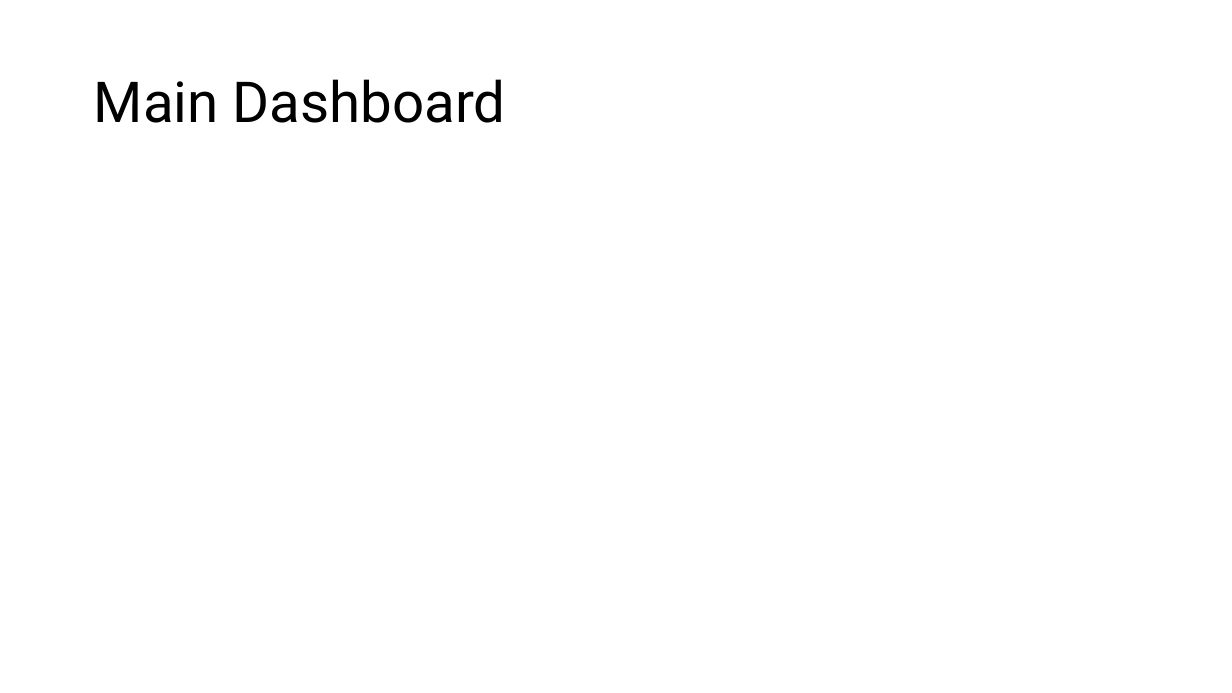
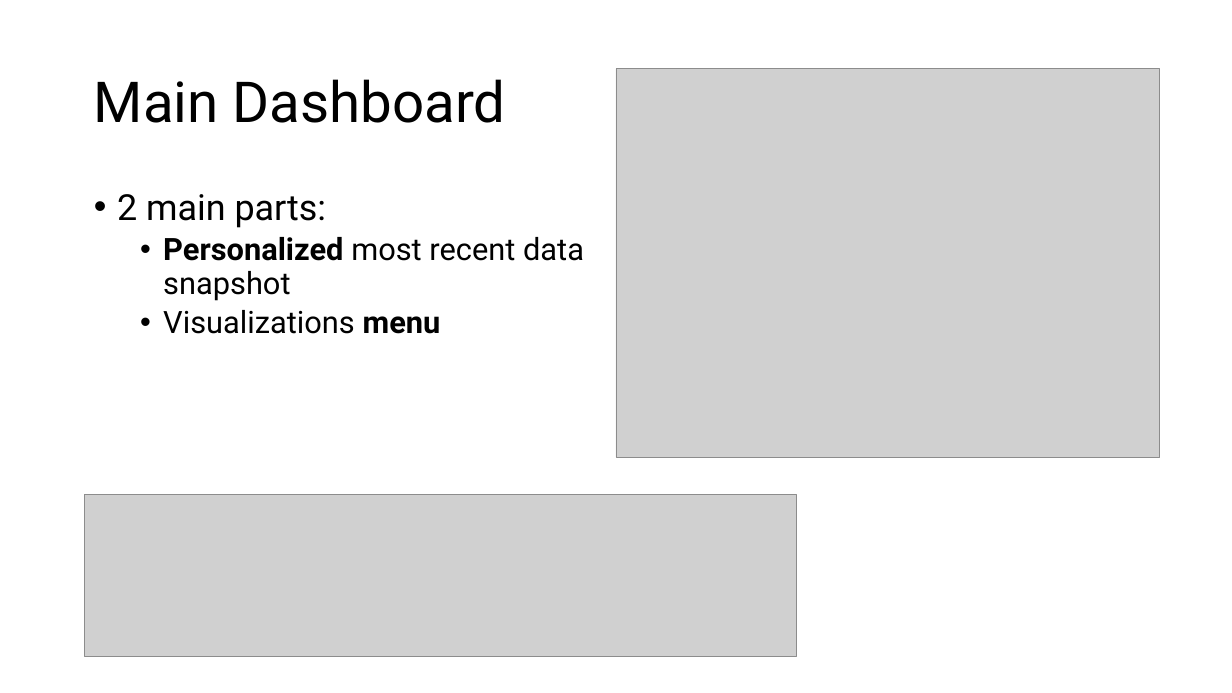
Before and after one commit to ZuanovicLuka/NBA_visualizations, a slide deck: slide 6 of presentations/1_final_presentation.pptx. Drawn at 1232x693 pixels with LibreOffice and Linux fonts; fonts in the diff are those of the drawing; grey boxes stand for pictures. Boxes give left, top, right and bottom in pixels: in the first picture for what was removed or moved away, otherwise in the second. Text is boxed around its words. In the diff, an @@ line names an element or a change of style, - is before the commit and + after.

Commit message:
pptx

```diff
--- a/presentations/1_final_presentation.pptx
+++ b/presentations/1_final_presentation.pptx
@@ picture added at [616, 68, 1161, 457] @@
@@ text added at [117, 194, 584, 334], 24 pt, text #000000 @@
+• 2 main parts:
+  • Personalized most recent data snapshot
+  • Visualizations menu
@@ picture added at [85, 495, 797, 656] @@
```
Also in this commit, not shown: 5 other slides changed, 1 other file.
